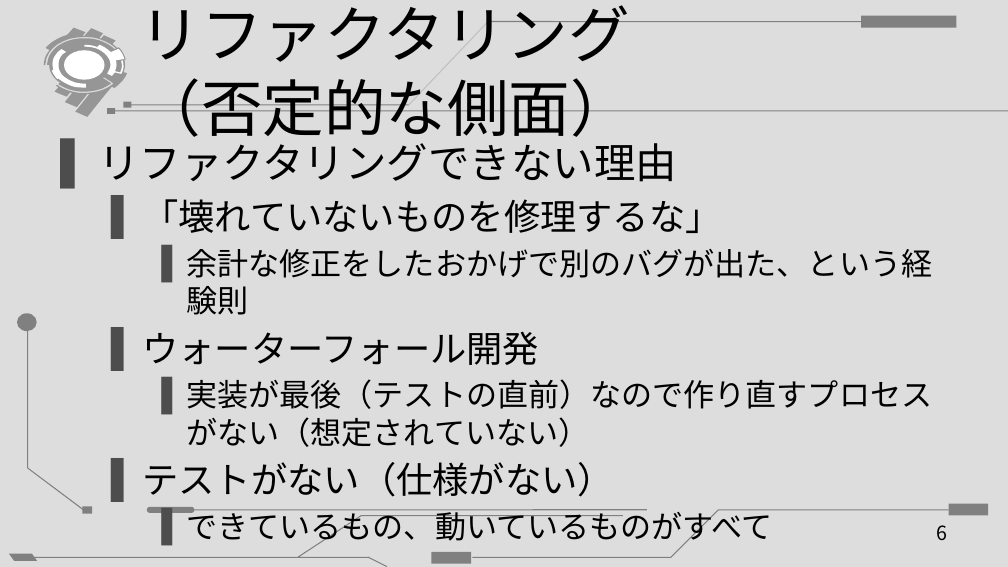
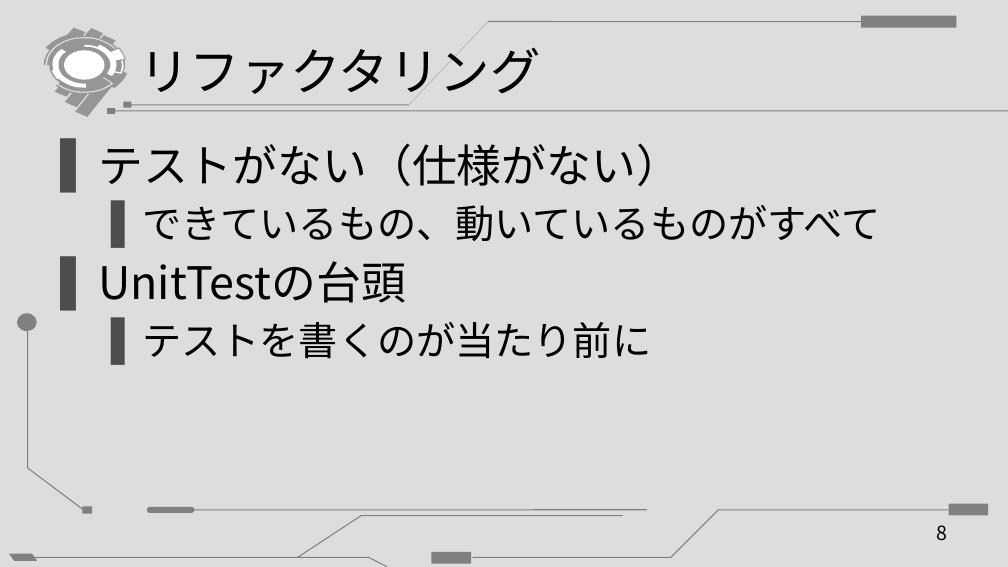
Before and after one commit to oreshio/presentation, a slide deck: slide 8 of 20150427_tefdo_MikadoMethod/201504xx_MikadoMethod.pptx (slide 6 before the commit). Drawn at 1008x567 pixels with LibreOffice and Linux fonts; fonts in the diff are those of the drawing. Boxes give left, top, right and bottom in pixels: in the first picture for what was removed or moved away, otherwise in the second. Text is boxed around its words. In the diff, an @@ line names an element or a change of style, - is before the commit and + after.

```diff
--- a/20150427_tefdo_MikadoMethod/201504xx_MikadoMethod.pptx
+++ b/20150427_tefdo_MikadoMethod/201504xx_MikadoMethod.pptx
@@ title at <box>139,48,540,94</box>: text changed; size 44 to 36 pt @@
-リファクタリング
-（否定的な側面）
+リファクタリング
@@ text at <box>98,143,932,447</box>: paragraphs removed @@
-▌ リファクタリングできない理由
-  ▌ 「壊れていないものを修理するな」
-    ▌ 余計な修正をしたおかげで別のバグが出た、という経験則
-  ▌ ウォーターフォール開発
-    ▌ 実装が最後（テストの直前）なので作り直すプロセスがない（想定されていない）
@@ text at <box>98,144,880,241</box>: size 25.9 to 32 pt in "テストがない（仕様がない）"; size 22.2 to 28 pt in "できているもの、動いているものがすべて"; list level 2 to 1 in "テストがない（仕様がない）"; list level 3 to 2 in "できているもの、動いているものがすべて" @@
@@ text at <box>98,261,651,359</box>: paragraphs added @@
+▌ UnitTestの台頭
+  ▌ テストを書くのが当たり前に
@@ page number at <box>937,525,948,541</box>: text changed @@
-6
+8
```
Also in this commit, not shown: 9 other slides changed, 7 slides added.
